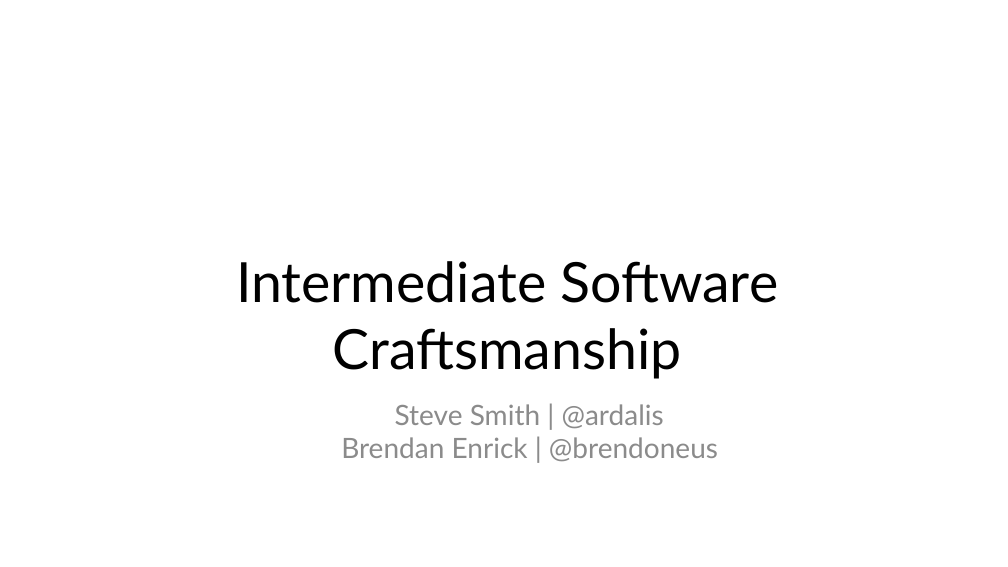
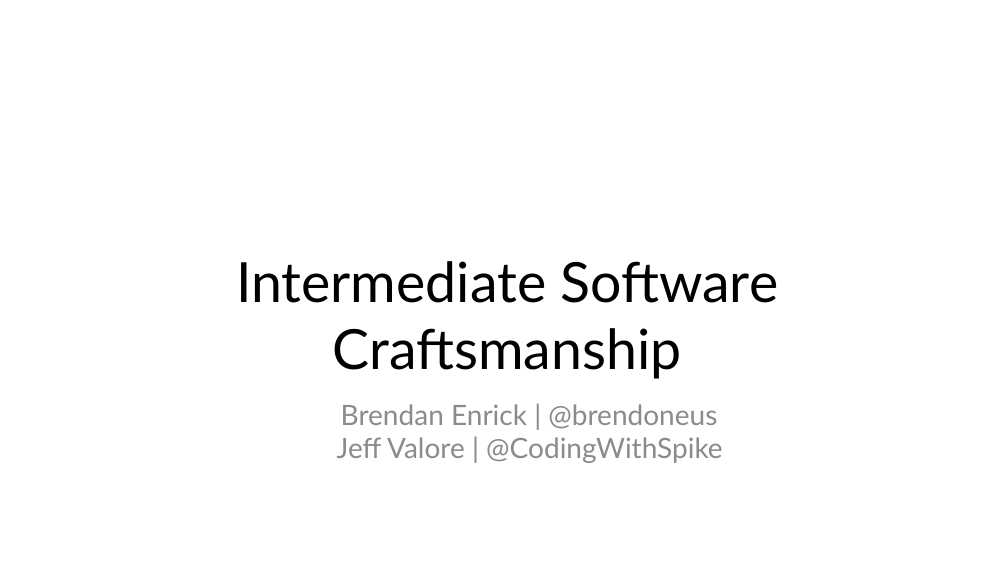
Before and after one commit to HudsonSC/CodeMash-2015-Precompiler-Workshop, a slide deck: slide 1 of 04-More Practices.pptx. Drawn at 1008x567 pixels with LibreOffice and Linux fonts; fonts in the diff are those of the drawing; background and template pictures are left out. Boxes give left, top, right and bottom in pixels: in the first picture for what was removed or moved away, otherwise in the second. Text is boxed around its words. In the diff, an @@ line names an element or a change of style, - is before the commit and + after.

Commit message:
Update More Practices

```diff
--- a/04-More Practices.pptx
+++ b/04-More Practices.pptx
@@ subtitle at [341, 404, 717, 428]: text changed @@
-Steve Smith | @ardalis
+Brendan Enrick | @brendoneus
@@ text at [337, 437, 723, 463]: text changed @@
-Brendan Enrick | @brendoneus
+Jeff Valore | @CodingWithSpike
```
